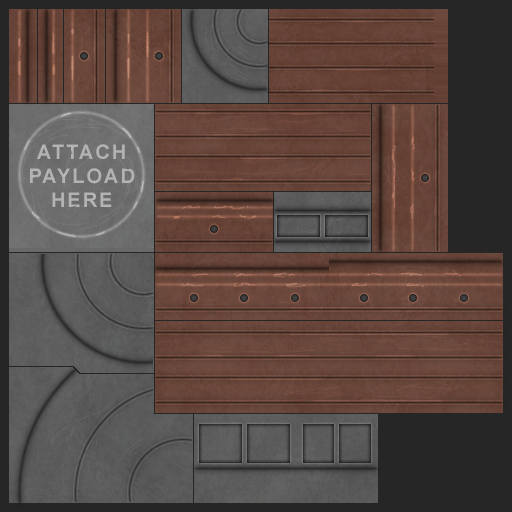
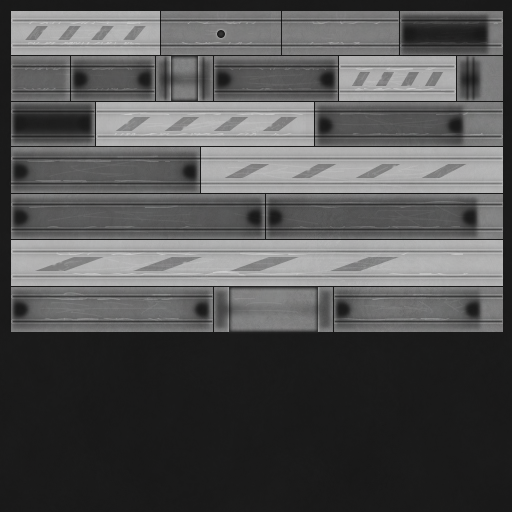
Layered file, before and after one edit (512 x 512). Changes by layer:
renamed "back" to "o", hid it, opacity 100% → 80%, moved it above "oc", painted on it over <box>0,0,512,512</box>
renamed "ATTACH PAYLOAD HERE" to "ao", opacity 100% → 80%, blend normal → multiply, moved it out of group "fairing_s0p5_1", painted on it over <box>8,9,493,334</box>
removed layer "wear" (was 7%) over <box>9,9,503,503</box>
removed layer "Layer 1" over <box>9,9,503,503</box>
removed group "body" (5th of 7, in "fairing_s0p5_1") (10 layers) from group "fairing_s0p5_1" over <box>16,4,435,240</box>
added group "b" (1st of 3) (overlay, 40%) with 3 layers above "gr2" over <box>9,17,504,324</box>
added layer "b" (2nd of 3, in "b") in group "b" over <box>11,20,502,322</box>
added layer "B HIGHER" in group "b" over <box>23,17,499,322</box>
added layer "b high" (50%) in group "b" over <box>9,18,504,324</box>
added layer "gr2" (overlay, 10%) above "gr1" over <box>17,18,488,320</box>
added layer "gr1" (20%) above "wear" over <box>2,10,511,332</box>
renamed "o" to "wear", showed it, opacity 100% → 7%, blend normal → overlay, painted on it over <box>0,0,512,512</box>
removed group "fairing_s1p5_1" (12 layers) over <box>11,52,511,511</box>
removed layer "body bolts 1" from group "fairing_s1p5_1" over <box>80,52,468,302</box>
removed layer "body low 2" (1st of 3, in "fairing_s1p5_1") from group "fairing_s1p5_1" over <box>11,254,508,509</box>
removed layer "body low 1" (1st of 3, in "fairing_s1p5_1") from group "fairing_s1p5_1" over <box>16,258,505,503</box>
removed group "fairing_s1_1" (11 layers) over <box>34,96,448,371</box>
removed group "fairing_s0p5_1" (20 layers) over <box>16,1,435,240</box>
added layer "col" above "spec" over <box>25,26,467,271</box>
added layer "b" (3rd of 3) above "back" over <box>11,11,503,332</box>
renamed "b" to "back", painted on it over <box>0,0,512,512</box>
…and 38 more changes (2 added, 1 mask, 1 painted, 35 removed, 1 renamed, 1 stack)
